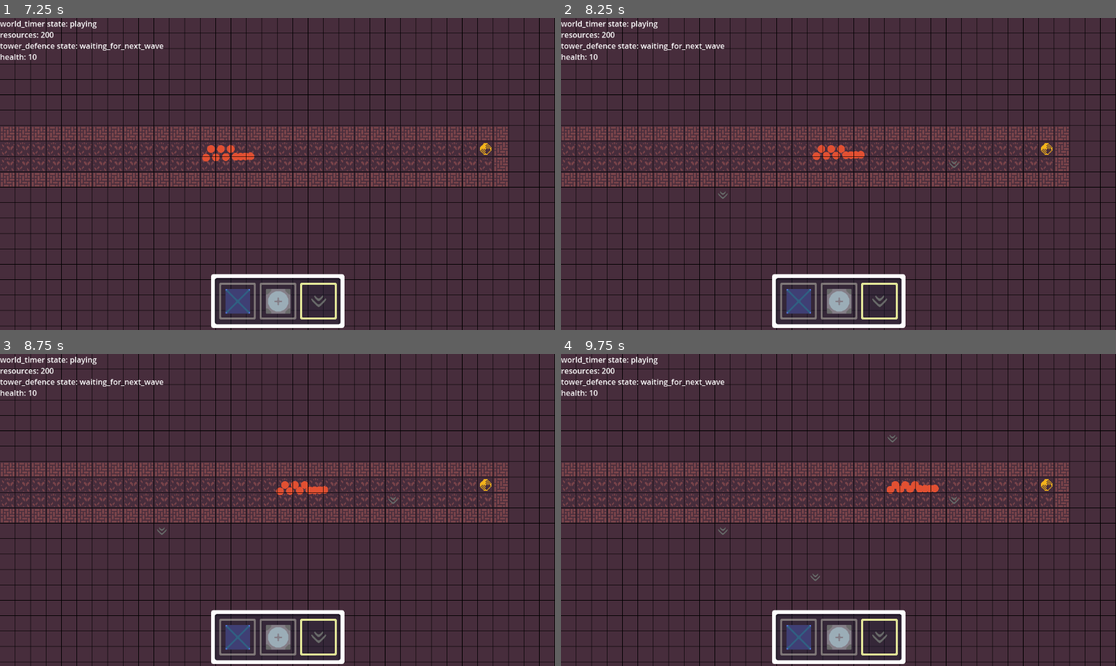
Above: before the commit, frames 1-4 (two rows, left to right).
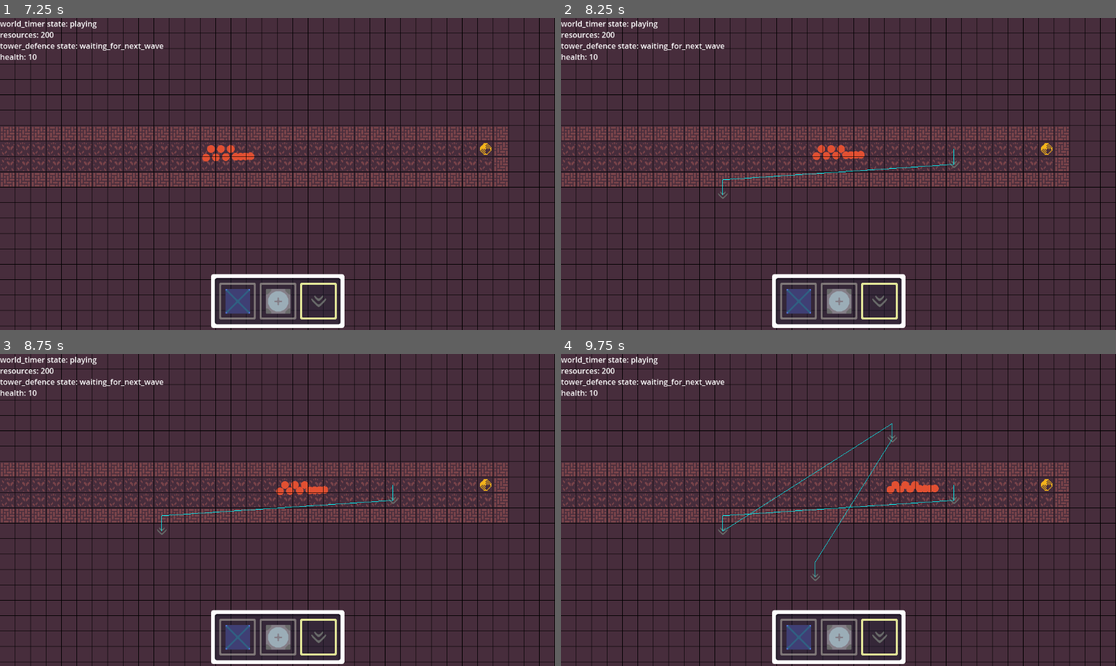
Above: after the commit, the same moments.

Repository: JeppeLindberg/Factory_tower_defence
Game: Godot game, scene res://scenes/main_scene.tscn
Two runs of this game, one before a commit and one after it. Both use one fixed random seed, a clock stepped at 60 frames per second and the inputs below.
Inputs (mouse positions are in pixels of both pictures, inside the frame that each line leads up to):
- Up to frame 1 (7.25 s): click (238, 301) at 0.5 s; click (277, 301) at 1.27 s; click (316, 301) at 2.02 s; click (238, 301) at 2.75 s; click (277, 301) at 3.52 s; click (316, 301) at 4.27 s; click (238, 301) at 5 s; click (277, 301) at 5.77 s; click (316, 301) at 6.52 s
- Up to frame 2 (8.25 s): move the mouse to (960, 158) at 7.27 s; click (960, 158) at 7.42 s; move the mouse to (727, 189) at 8.02 s; click (727, 189) at 8.17 s
- Up to frame 3 (8.75 s): no input
- Up to frame 4 (9.75 s): move the mouse to (894, 441) at 8.77 s; click (894, 441) at 8.92 s; move the mouse to (810, 572) at 9.52 s; click (810, 572) at 9.67 s

Frame 1 is identical in both runs. In frame 2, 0.1% of the frame differs, in the area x 29-71%, y 41-57%; in frame 3, 0.1%; in frame 4, 0.3%, in the area x 29-71%, y 22-72%.

Commit message:
progress

Diff:
--- a/prefabs/buildings/gathering/drill_1.tscn
+++ b/prefabs/buildings/gathering/drill_1.tscn
@@ -1,18 +1,18 @@
-[gd_scene load_steps=5 format=3 uid="uid://bsuwnxpie8r4n"]
+[gd_scene load_steps=5 format=3 uid="uid://das4s6mpcrew8"]
 
-[ext_resource type="Script" path="res://scripts/library/activate_on_ready.gd" id="1_5ll80"]
+[ext_resource type="Script" path="res://scripts/building.gd" id="1_yaxin"]
 [ext_resource type="Script" path="res://scripts/buildings/generic_gatherer.gd" id="2_svmbl"]
 [ext_resource type="Script" path="res://scripts/buildings/gathering/drill.gd" id="3_aypjq"]
 [ext_resource type="Texture2D" uid="uid://djj280d162hxk" path="res://sprites/buildings/drill_1.png" id="3_ep52y"]
 
 [node name="drill_1" type="Node2D"]
-script = ExtResource("1_5ll80")
+script = ExtResource("1_yaxin")
 
-[node name="generic_gatherer" type="Node2D" parent="."]
+[node name="generic_building" type="Node2D" parent="."]
 script = ExtResource("2_svmbl")
 resource_path = "res://prefabs/resource_types/iron.tscn"
 
-[node name="drill_1" type="Node2D" parent="generic_gatherer"]
+[node name="specific_building" type="Node2D" parent="generic_building"]
 script = ExtResource("3_aypjq")
 
 [node name="base" type="Sprite2D" parent="."]
--- a/prefabs/buildings/towers/basic_tower.tscn
+++ b/prefabs/buildings/towers/basic_tower.tscn
@@ -1,6 +1,6 @@
-[gd_scene load_steps=6 format=3 uid="uid://dcce3wwekeh4y"]
+[gd_scene load_steps=6 format=3]
 
-[ext_resource type="Script" path="res://scripts/library/activate_on_ready.gd" id="1_3mwbs"]
+[ext_resource type="Script" path="res://scripts/building.gd" id="1_3mwbs"]
 [ext_resource type="Script" path="res://scripts/buildings/generic_tower.gd" id="2_qq7o4"]
 [ext_resource type="Script" path="res://scripts/buildings/towers/javelin_shooter.gd" id="3_yijg2"]
 [ext_resource type="Texture2D" uid="uid://b7wkdvsj6gqy8" path="res://sprites/basic.png" id="4_rta5u"]
--- a/prefabs/buildings/towers/javelin_shooter.tscn
+++ b/prefabs/buildings/towers/javelin_shooter.tscn
@@ -1,7 +1,7 @@
-[gd_scene load_steps=6 format=3 uid="uid://c1ckeuadmf127"]
+[gd_scene load_steps=6 format=3 uid="uid://dvhabtk8hf3fi"]
 
 [ext_resource type="Script" path="res://scripts/buildings/generic_tower.gd" id="1_bppie"]
-[ext_resource type="Script" path="res://scripts/library/activate_on_ready.gd" id="1_rnifl"]
+[ext_resource type="Script" path="res://scripts/building.gd" id="1_rnifl"]
 [ext_resource type="Script" path="res://scripts/buildings/towers/javelin_shooter.gd" id="2_lrfc8"]
 [ext_resource type="Texture2D" uid="uid://dhjv6udmuj53l" path="res://sprites/buildings/tower_base.png" id="4_xwimb"]
 
@@ -11,11 +11,11 @@
 [node name="javelin_shooter" type="Node2D"]
 script = ExtResource("1_rnifl")
 
-[node name="generic_tower" type="Node2D" parent="."]
+[node name="generic_building" type="Node2D" parent="."]
 script = ExtResource("1_bppie")
 bullet_path = "res://prefabs/basic_bullet.tscn"
 
-[node name="javelin_shooter" type="Node2D" parent="generic_tower"]
+[node name="specific_building" type="Node2D" parent="generic_building"]
 script = ExtResource("2_lrfc8")
 footprint = Vector2i(2, 2)
 
--- a/prefabs/buildings/transport/conveyor_belt.tscn
+++ b/prefabs/buildings/transport/conveyor_belt.tscn
@@ -1,10 +1,15 @@
-[gd_scene load_steps=3 format=3 uid="uid://c2t4jm8eg37w5"]
+[gd_scene load_steps=4 format=3 uid="uid://c2t4jm8eg37w5"]
 
+[ext_resource type="Script" path="res://scripts/building.gd" id="1_gxvra"]
 [ext_resource type="Script" path="res://scripts/buildings/transport/conveyor_belt.gd" id="1_s0rg3"]
 [ext_resource type="Texture2D" uid="uid://bhggn228c4kie" path="res://sprites/buildings/conveyor_belt.png" id="2_0ynxf"]
 
-[node name="conveyour_belt" type="Node2D"]
+[node name="conveyor_belt" type="Node2D"]
+script = ExtResource("1_gxvra")
+
+[node name="generic_building" type="Node2D" parent="."]
 script = ExtResource("1_s0rg3")
+new_path_path = "res://prefabs/path.tscn"
 
 [node name="sprite" type="Sprite2D" parent="."]
 position = Vector2(16, 16)
--- /dev/null
+++ b/prefabs/path.tscn
@@ -0,0 +1,6 @@
+[gd_scene load_steps=2 format=3 uid="uid://balx2x0r8117f"]
+
+[sub_resource type="Curve2D" id="Curve2D_ygq6l"]
+
+[node name="path" type="Path2D"]
+curve = SubResource("Curve2D_ygq6l")
--- /dev/null
+++ b/scripts/building.gd
@@ -0,0 +1,16 @@
+extends Node2D
+
+var _scene_paths := preload("res://scripts/library/scene_paths.gd").new()
+
+var _main_scene
+var _generic_building
+
+var building_name
+
+func _ready():
+	_main_scene = get_node(_scene_paths.MAIN_SCENE)
+	_generic_building = get_node("generic_building")
+
+func initialize(global_pos):
+	global_position = global_pos
+	_main_scene.activate_node(self)
--- a/scripts/building_placement.gd
+++ b/scripts/building_placement.gd
@@ -35,7 +35,7 @@
 			cell_coords.append(Vector2i(coord.x + x, coord.y + y))
 	var cell_infos = []
 	for cell_coord in cell_coords:
-		cell_infos.append(_terrain.get_cell_state(cell_coord))
+		cell_infos.append(_terrain.get_cell(cell_coord)["state"])
 
 	for cell_info in cell_infos:
 		if not _cell_states.BUILDABLE in cell_info:
@@ -44,5 +44,5 @@
 	if resources < current_building["cost"]:
 		return
 
-	_terrain.spawn_building(current_building, coord)
+	_terrain.spawn_building(current_building_name, current_building, coord)
 	resources -= current_building["cost"]
--- a/scripts/buildings/transport/conveyor_belt.gd
+++ b/scripts/buildings/transport/conveyor_belt.gd
@@ -1 +1,49 @@
 extends Node2D
+
+var _scene_paths := preload("res://scripts/library/scene_paths.gd").new()
+
+@export var new_path_path: String
+
+var _main_scene
+var _terrain
+var _paths
+var _debug
+
+var _path = null
+
+func activate():
+	_main_scene = get_node(_scene_paths.MAIN_SCENE)
+	_terrain = get_node(_scene_paths.TERRAIN)
+	_paths = _terrain.get_node("paths")
+	_debug = get_node(_scene_paths.DEBUG)
+
+	var this_coord = _main_scene.pos_to_cell_coord(global_position)
+
+	update_path(this_coord)
+
+func _process(_delta):
+	for i in range(_path.curve.point_count - 1):
+		_debug.add_draw_line(_path.curve.get_point_position(i), _path.curve.get_point_position(i+1), Color.AQUA)
+
+func update_path(coord):
+	var prev_coord = _main_scene.pos_to_cell_coord(global_position) + Vector2i.UP
+
+	var prev_cell_info = _terrain.get_cell(prev_coord)
+
+	if prev_cell_info["building"] == null:
+		_start_new_path(prev_coord, coord)
+		return
+
+	if prev_cell_info["building"].building_name == "conveyor_belt":
+		prev_cell_info["building"].get_node("generic_building").update_path
+
+func _start_new_path(prev_coord, this_coord):
+	var prev_pos = _main_scene.cell_coord_to_pos(prev_coord) + _main_scene.quadrant_size() * 0.5
+
+	var this_pos = _main_scene.cell_coord_to_pos(this_coord) + _main_scene.quadrant_size() * 0.5
+
+	var new_path: Path2D = _main_scene.create_node(new_path_path, _paths)
+	new_path.curve.add_point(prev_pos)
+	new_path.curve.add_point(this_pos)
+
+	_path = new_path
--- a/scripts/library/activate_on_ready.gd
+++ b/scripts/library/activate_on_ready.gd
@@ -1,4 +1,4 @@
-extends Node
+extends Node2D
 
 var _scene_paths := preload("res://scripts/library/scene_paths.gd").new()
 
--- a/scripts/terrain.gd
+++ b/scripts/terrain.gd
@@ -7,7 +7,7 @@
 var _buildings
 var _map: TileMap
 
-var _cells_states
+var _cells
 
 
 func _ready():
@@ -15,14 +15,14 @@
 	_buildings = get_node("buildings")
 	_map = get_node("map")
 
-	_cells_states = []
+	_cells = []
 	for cell_coord in _map.used_cell_coords:
-		_cells_states.append([_cell_states.BUILDABLE])
+		_cells.append({"building": null, "state": [_cell_states.BUILDABLE]})
 
 # Get all relevant information about a given cell
-func get_cell_state(coord):
+func get_cell(coord):
 	var index = find_index_of_cell(coord)
-	return _cells_states[index]
+	return _cells[index]
 
 # Finds the index, so that cells_states can be refered to by coordinates
 func find_index_of_cell(coord):
@@ -30,11 +30,13 @@
 	return index
 
 # Spawn a building at the given coordinate. the location has already been confirmed for being buildable
-func spawn_building(building, coord):
-	var new_building = _main_scene.create_node(building["prefab_path"], _buildings)
-	new_building.global_position = _main_scene.cell_coord_to_pos(coord)
+func spawn_building(building_name, building_info, coord):
+	var new_building = _main_scene.create_node(building_info["prefab_path"], _buildings)
+	new_building.initialize(_main_scene.cell_coord_to_pos(coord))
+	new_building.building_name = building_name
 
-	for x in building["footprint_x"]:
-		for y in building["footprint_y"]:
+	for x in building_info["footprint_x"]:
+		for y in building_info["footprint_y"]:
 			var index = find_index_of_cell(Vector2i(coord.x + x, coord.y + y))
-			_cells_states[index] = [_cell_states.OCCUPIED]
+			_cells[index]["building"] = new_building
+			_cells[index]["state"] = [_cell_states.OCCUPIED]
Not shown: 2 places in prefabs/enemies/basic_enemy.tscn that only renumber resources
